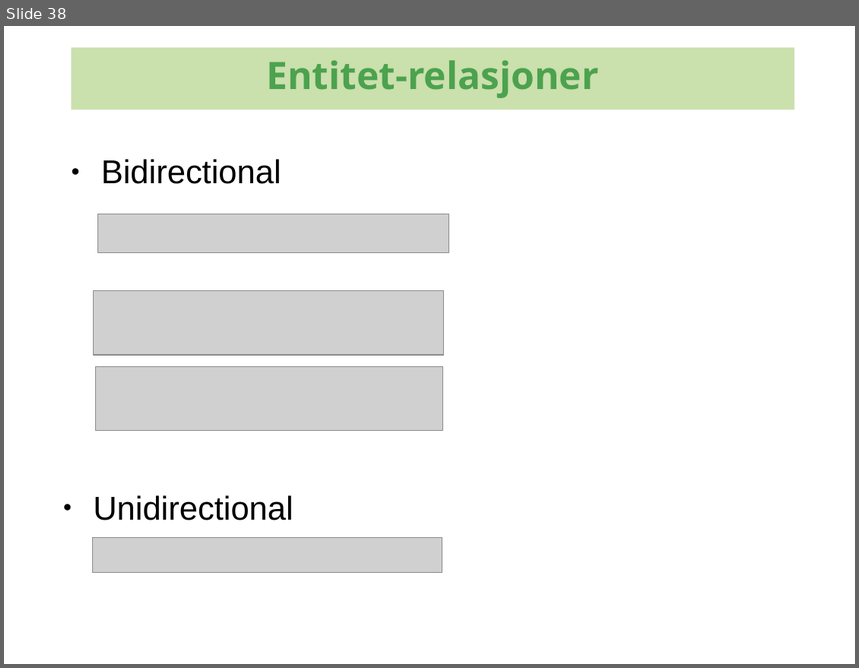
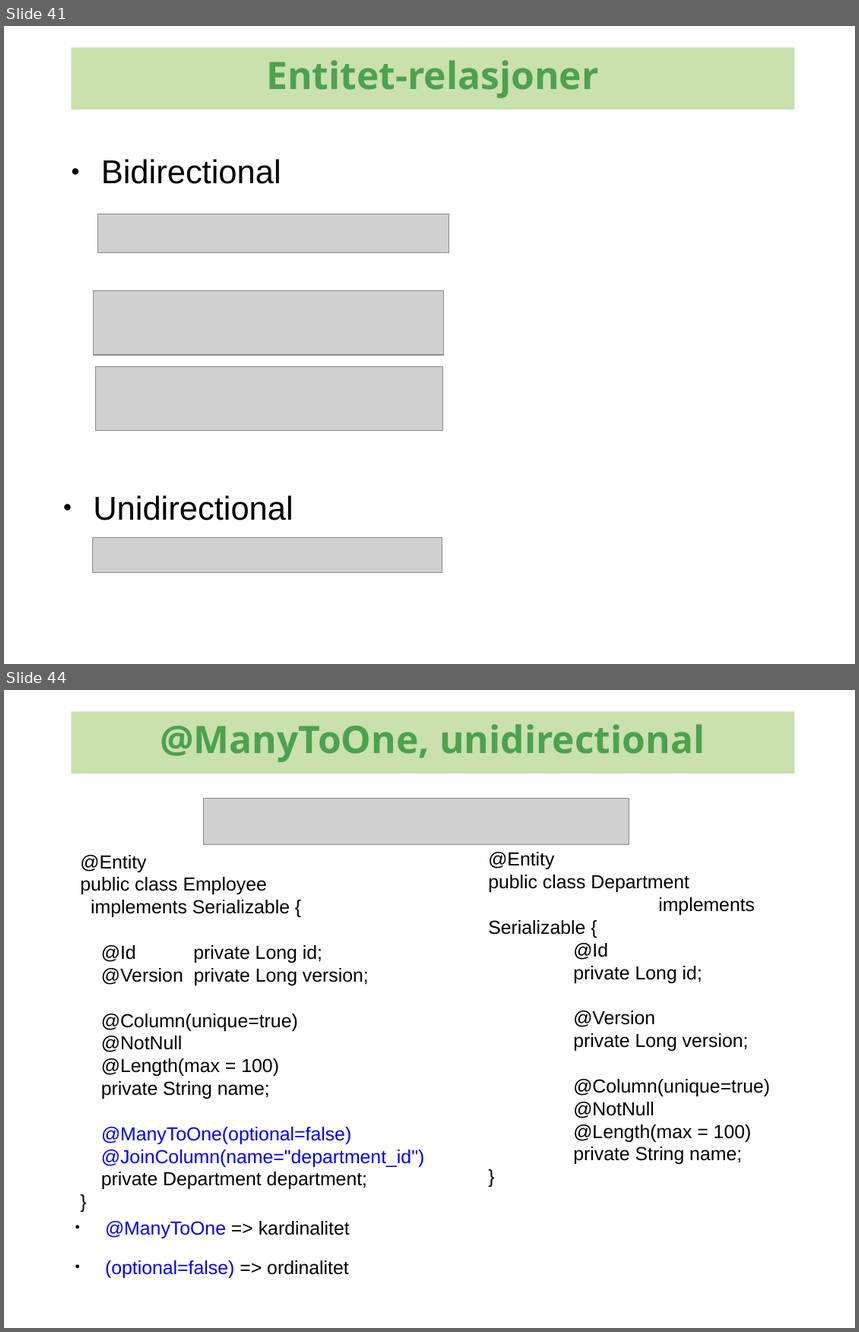
Before and after one commit to kenglxn/seam-maven-refimpl, a slide deck: sandbox/loo/jpa-continued/jpa-continued.odp. Shown one above the other, each under a label of ours: slide 38 before the commit, slides 41 and 44 after it; the slides between them are not shown. The pictures are 859x668 and 859x1332 pixels, drawn with LibreOffice and Linux fonts; fonts in the diff are those of the drawing; grey boxes stand for pictures; background and template pictures are left out. Boxes give left, top, right and bottom in pixels: in the first picture for what was removed or moved away, otherwise in the second. Text is boxed around its words. In the diff, an @@ line names an element or a change of style, - is before the commit and + after.

```diff
--- a/sandbox/loo/jpa-continued/jpa-continued.odp
+++ b/sandbox/loo/jpa-continued/jpa-continued.odp
@@ slide 44 added at <box>4,690,855,1328</box>, background #FFFFFF @@
@@ rectangle added at <box>71,711,794,774</box>, fill #CAE0AD, 32 pt, text #4CA24E, bold @@
+@ManyToOne, unidirectional
@@ picture added at <box>203,798,629,844</box> @@
@@ text added at <box>80,855,424,1189</box>, 16 pt, text #000000 @@
+@Entity
+public class Employee
+implements Serializable {
+@Id private Long id;
+@Version private Long version;
+@Column(unique=true)
+@NotNull
+@Length(max = 100)
+private String name;
+@ManyToOne(optional=false)
+@JoinColumn(name="department_id")
+private Department department;
+}
@@ text added at <box>488,852,770,1164</box>, 16 pt, text #000000 @@
+@Entity
+public class Department
+implements Serializable {
+@Id
+private Long id;
+@Version
+private Long version;
+@Column(unique=true)
+@NotNull
+@Length(max = 100)
+private String name;
+}
@@ text added at <box>105,1221,350,1278</box>, 16 pt, text #000000 @@
+● @ManyToOne => kardinalitet
+● (optional=false) => ordinalitet
@@ what was slide 38 is now slide 41 @@
```
Also in this commit, not shown: 11 slides changed, 18 other slides added.
